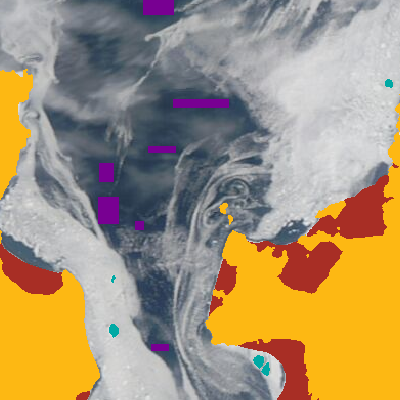
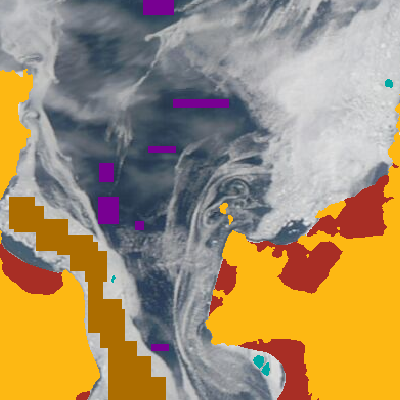
Before/after of a 400 × 400 layered artwork. What changed in the layer stack:
added layer "ice samples" above "water" over left=9, top=197, right=166, bottom=400
